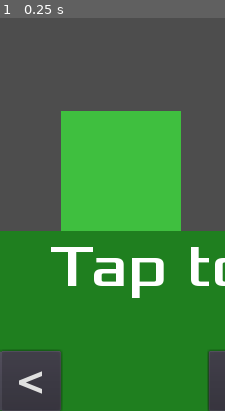
Above: before the commit, frame 1.
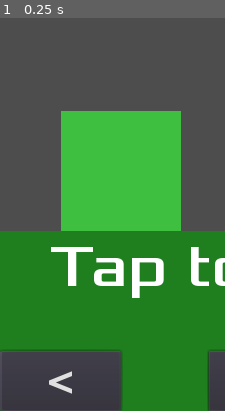
Above: after the commit, the same moment.

Repository: tomas7770/RunJump
Game: Godot game, scene res://scenes/Title.tscn
Same seed, same stepped clock (60 frames per second), same inputs: the game is played once before the commit and once after it.
Inputs:
- Up to frame 1 (0.25 s): no input
The pictures show only the part of the screen within x 0-50%, y 50-100%; the shares and areas given below are measured in that part.

The runs differ from the first frame. In frame 1, 4.6% of the frame differs, in the area x 8-55%, y 84-100%.

Commit message:
Increase width of quit button for improved usability

Diff:
--- a/scenes/TitleHUD.tscn
+++ b/scenes/TitleHUD.tscn
@@ -121,7 +121,7 @@
 anchor_top = 1.0
 anchor_bottom = 1.0
 margin_top = -64.0
-margin_right = 64.0
+margin_right = 128.0
 custom_fonts/font = SubResource( 6 )
 text = "<"
 __meta__ = {
